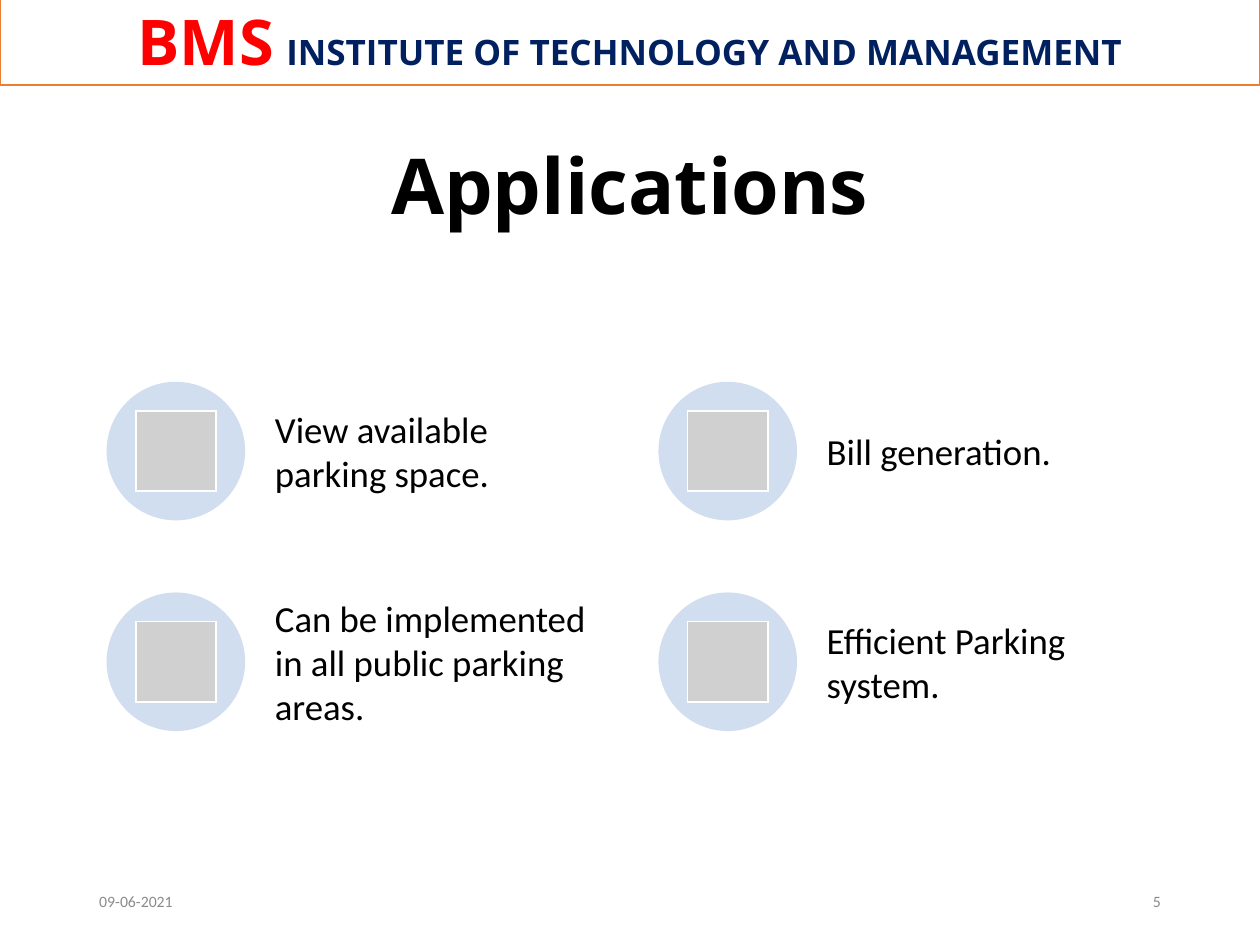
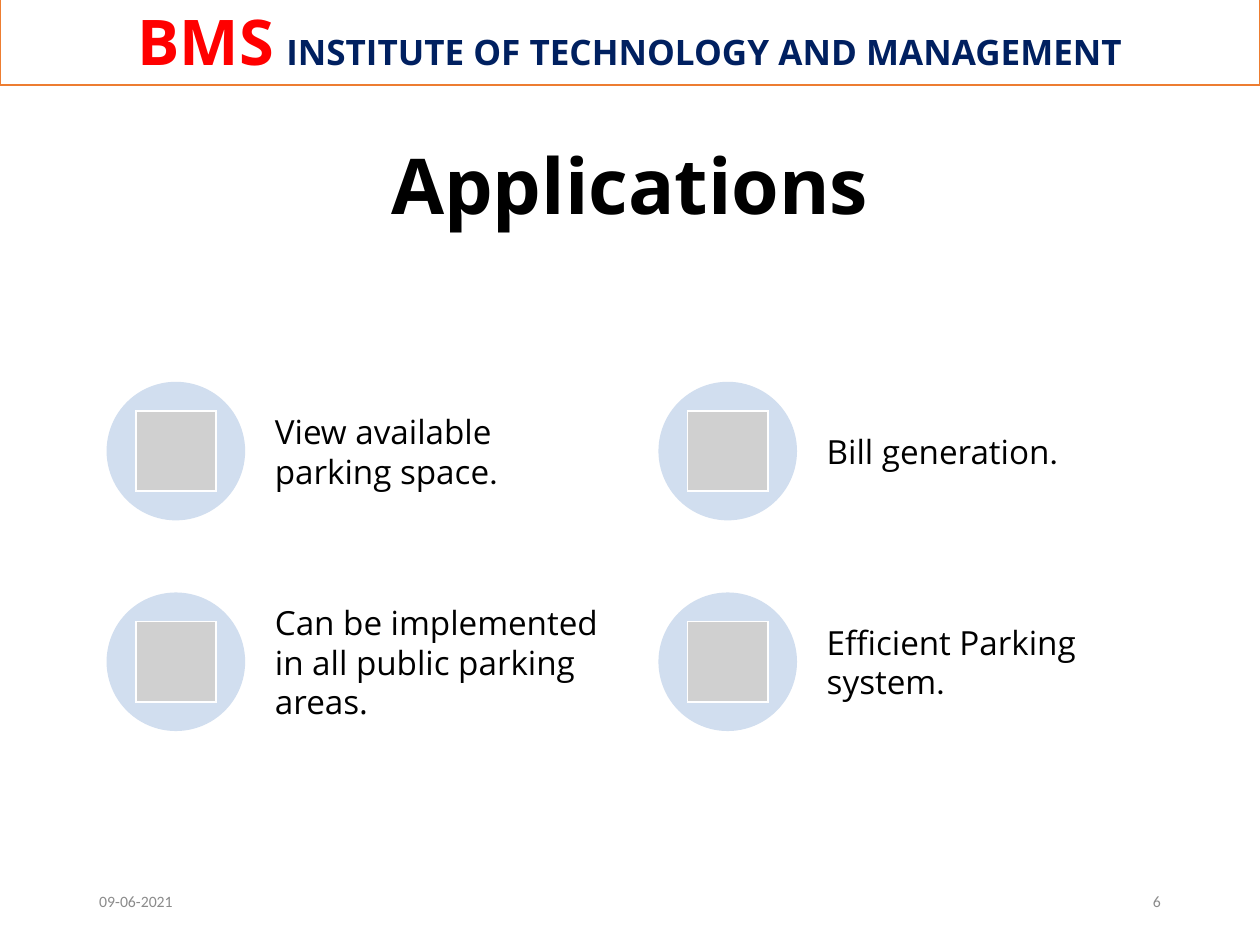
Before and after one commit to Raghuvorkady/MAD-Mini-Project, a slide deck: slide 6 of docs/ppt/phase-1/ppt phase-1.pptx (slide 5 before the commit). Drawn at 1260x945 pixels with LibreOffice and Linux fonts; fonts in the diff are those of the drawing; grey boxes stand for pictures; background and template pictures are left out. Boxes give left, top, right and bottom in pixels: in the first picture for what was removed or moved away, otherwise in the second. Text is boxed around its words. In the diff, an @@ line names an element or a change of style, - is before the commit and + after.

```diff
--- a/docs/ppt/phase-1/ppt phase-1.pptx
+++ b/docs/ppt/phase-1/ppt phase-1.pptx
@@ size 21 to 19 pt, font Calibri to Open Sans in 4 elements at [275, 418, 498, 492], [827, 438, 1058, 472], [275, 609, 598, 715], [827, 629, 1075, 702] @@
@@ page number at [1153, 896, 1161, 907]: text changed @@
-5
+6
```
Also in this commit, not shown: 5 other slides changed, 1 slide added.
